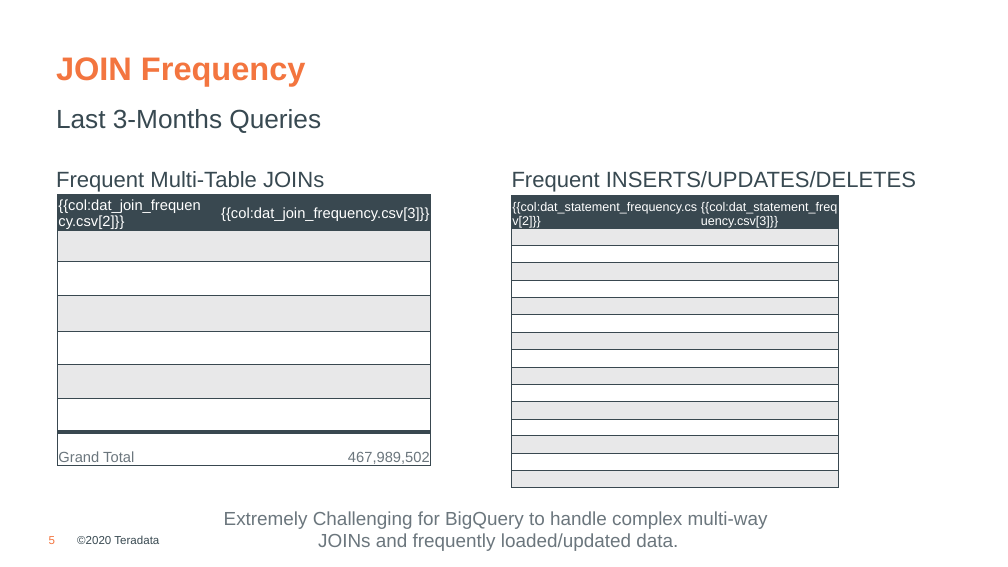
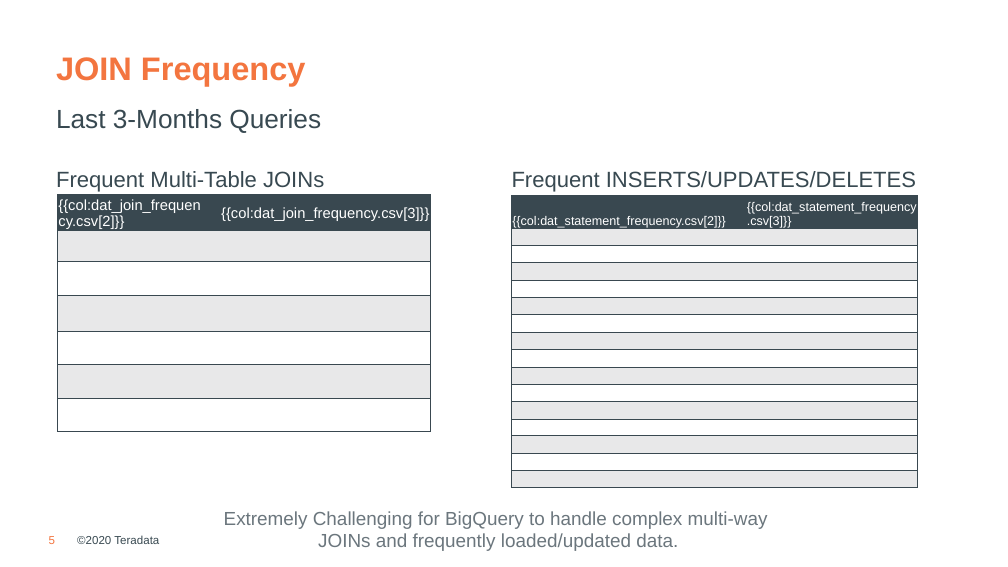
Before and after one commit to tdcoa/sql, a slide deck: slide 5 of filesets/compete_bigquery/big_query_migration_blockers.pptx. Drawn at 1008x567 pixels with LibreOffice and Linux fonts; fonts in the diff are those of the drawing; background and template pictures are left out. Boxes give left, top, right and bottom in pixels: in the first picture for what was removed or moved away, otherwise in the second. Text is boxed around its words. In the diff, an @@ line names an element or a change of style, - is before the commit and + after.

```diff
--- a/filesets/compete_bigquery/big_query_migration_blockers.pptx
+++ b/filesets/compete_bigquery/big_query_migration_blockers.pptx
@@ table at (x1=57, y1=195, x2=430, y2=433) @@
-row 8: Grand Total | 467,989,502
@@ table resized from (x1=512, y1=196, x2=839, y2=488) to (x1=512, y1=196, x2=918, y2=488) @@
```
Also in this commit, not shown: 6 other slides changed, 1 other file.
